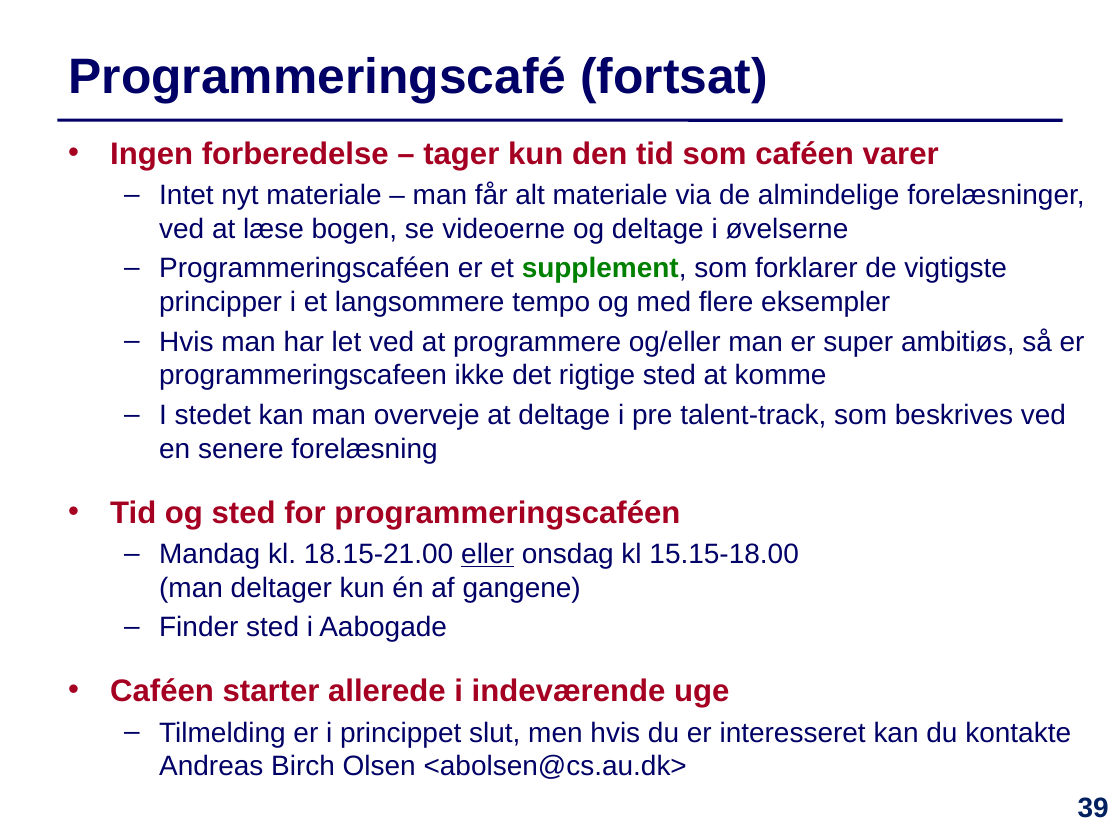
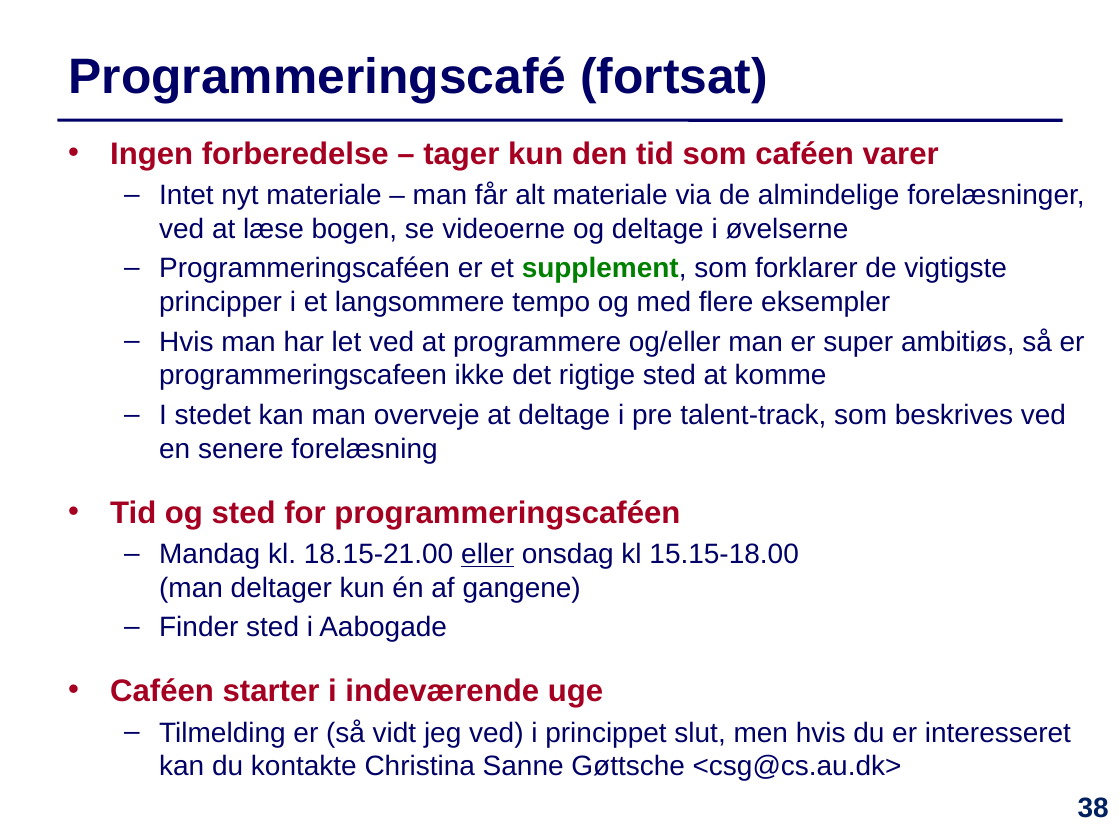
Before and after one commit to IntProgAU/Materiale, a slide deck: slide 38 of web/e23/uge_2a/Slides-Uge2-Mandag.pptx (slide 39 before the commit). Drawn at 1120x840 pixels with LibreOffice and Linux fonts; fonts in the diff are those of the drawing. Boxes give left, top, right and bottom in pixels: in the first picture for what was removed or moved away, otherwise in the second. Text is boxed around its words. In the diff, an @@ line names an element or a change of style, - is before the commit and + after.

```diff
--- a/web/e23/uge_2a/Slides-Uge2-Mandag.pptx
+++ b/web/e23/uge_2a/Slides-Uge2-Mandag.pptx
@@ text at [110, 678, 1071, 780]: text changed @@
-  • Caféen starter allerede i indeværende uge
-  – Tilmelding er i princippet slut, men hvis du er interesseret kan du kontakte Andreas Birch Olsen <abolsen@cs.au.dk>
+  • Caféen starter i indeværende uge
+  – Tilmelding er (så vidt jeg ved) i princippet slut, men hvis du er interesseret kan du kontakte Christina Sanne Gøttsche <csg@cs.au.dk>
@@ page number at [1078, 797, 1109, 818]: text changed @@
-39
+38
```
Also in this commit, not shown: 4 other slides changed, 1 slide removed, 2 other files.
